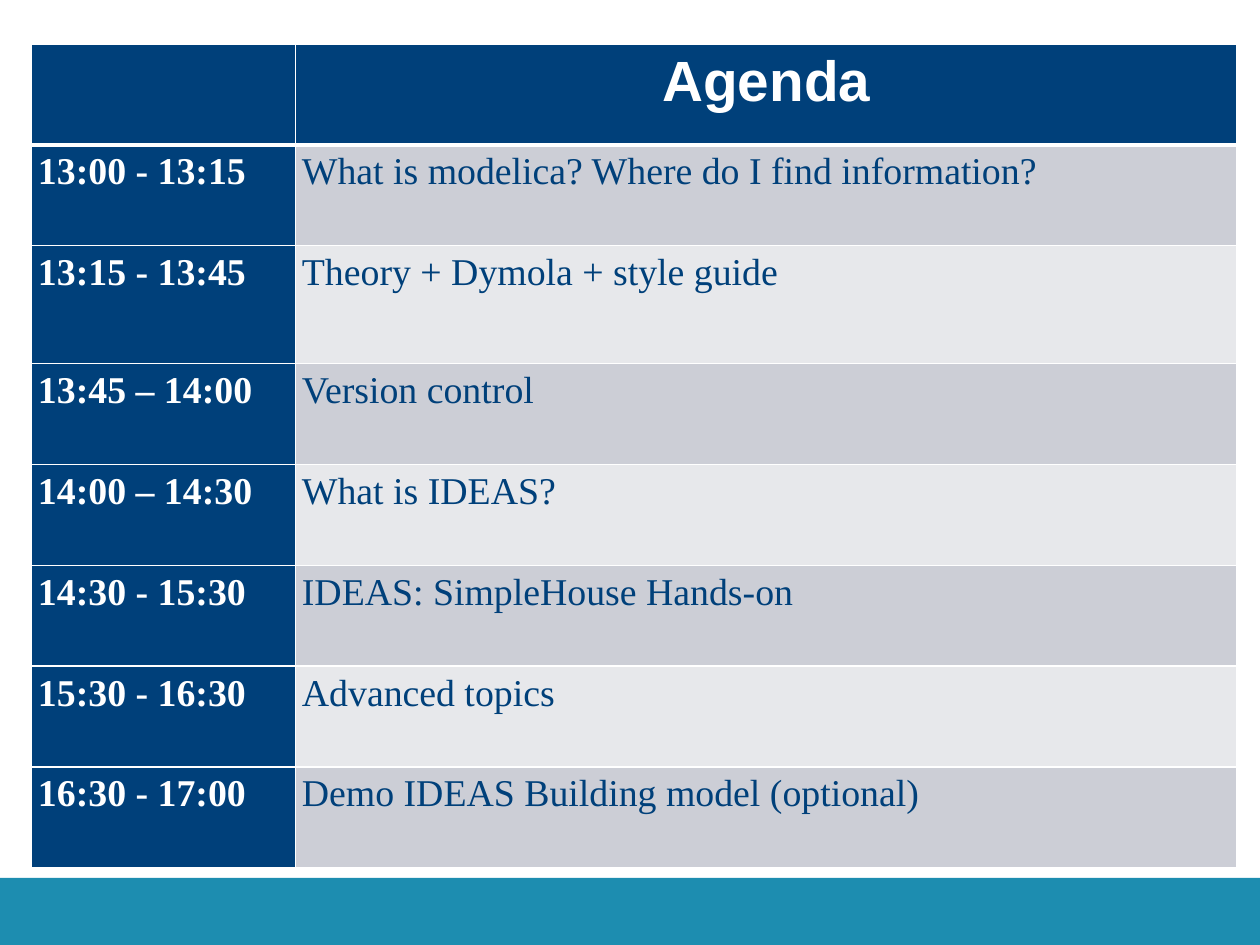
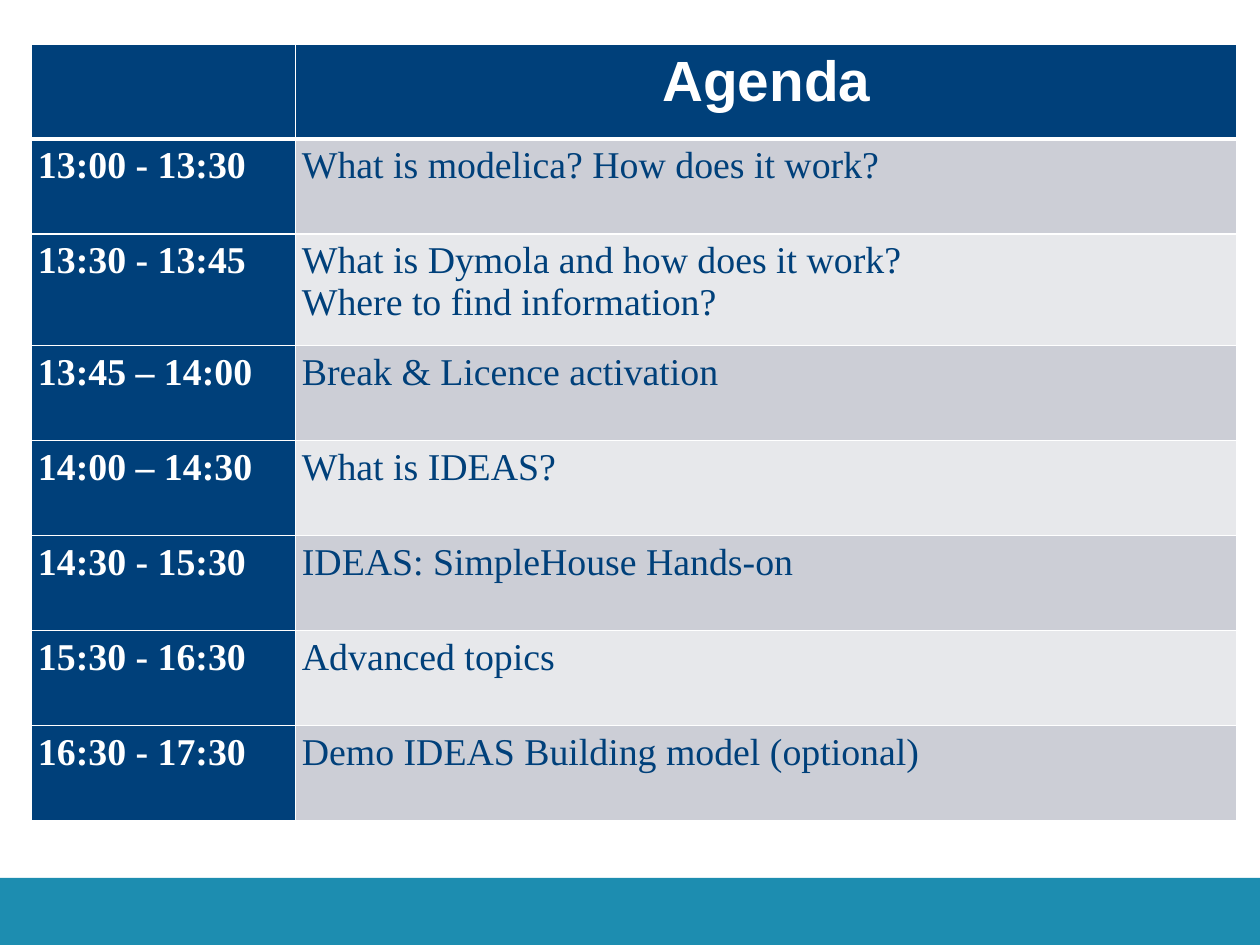
Before and after one commit to open-ideas/__CrashCourse__, a slide deck: slide 3 of Slides/CrashCourse_2016.pptx. Drawn at 1260x945 pixels with LibreOffice and Linux fonts; fonts in the diff are those of the drawing; background and template pictures are left out. Boxes give left, top, right and bottom in pixels: in the first picture for what was removed or moved away, otherwise in the second. Text is boxed around its words. In the diff, an @@ line names an element or a change of style, - is before the commit and + after.

Commit message:
Update

```diff
--- a/Slides/CrashCourse_2016.pptx
+++ b/Slides/CrashCourse_2016.pptx
@@ table at [32,44,1237,821] @@
-row 2, column 1: 13:00 - 13:15
+row 2, column 1: 13:00 - 13:30
-row 2, column 2: What is modelica? Where do I find information?
+row 2, column 2: What is modelica? How does it work?
-row 3, column 1: 13:15 - 13:45
+row 3, column 1: 13:30 - 13:45
-row 3, column 2: Theory + Dymola + style guide
+row 3, column 2: What is Dymola and how does it work? / Where to find information?
-row 4, column 2: Version control
+row 4, column 2: Break & Licence activation
-row 8, column 1: 16:30 - 17:00
+row 8, column 1: 16:30 - 17:30
```
Also in this commit, not shown: 1 other slide changed, 1 slide added, 9 slides removed.
